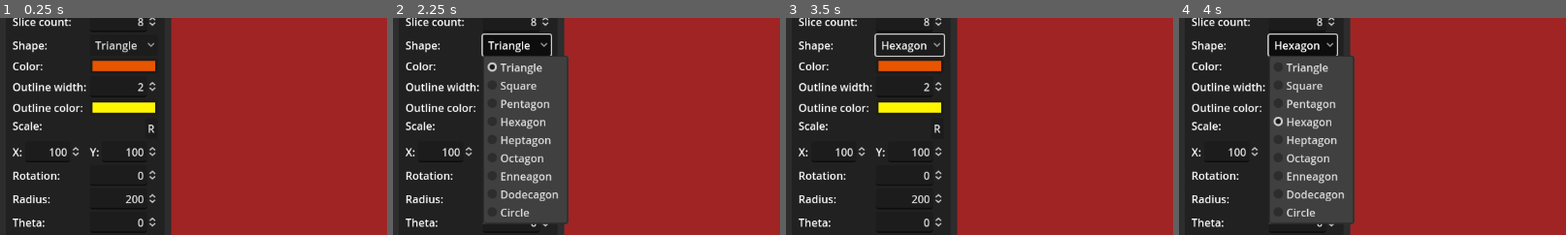
Above: before the commit, frames 1-4 (left to right).
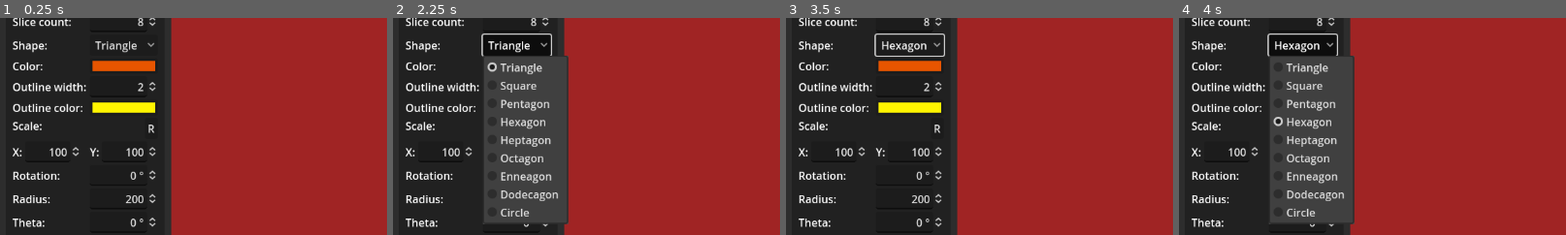
Above: after the commit, the same moments.

Repository: zoeesilcock/symmetar
Game: Godot game, scene res://Main.tscn
Same seed, same stepped clock (60 frames per second), same inputs: the game is played once before the commit and once after it.
Inputs:
- Up to frame 1 (0.25 s): no input
- Up to frame 2 (2.25 s): click "R" at 0.5 s; click "R" at 1.25 s; click "Triangle" at 2 s
- Up to frame 3 (3.5 s): click "R" at 2.75 s
- Up to frame 4 (4 s): click "Hexagon" at 3.5 s
The pictures show only the part of the screen within x 0-50%, y 39-89%; the shares and areas given below are measured in that part.

The runs differ from the first frame. In frame 1, 0.2% of the frame differs, in the area x 33-38%, y 70-97%; in frame 2, less than 0.1%; in frame 3, 0.2%; in frame 4, less than 0.1%.

Commit message:
Allow entering fractions of degrees for rotation and theta

Diff:
--- a/UI/UI.tscn
+++ b/UI/UI.tscn
@@ -294,8 +294,11 @@
 layout_mode = 2
 focus_mode = 2
 max_value = 360.0
-alignment = 2
-update_on_text_changed = true
+step = 0.1
+alignment = 2
+update_on_text_changed = true
+suffix = "°"
+custom_arrow_step = 1.0
 select_all_on_focus = true
 
 [node name="RadiusLabel" type="Label" parent="SideBar/MarginContainer/VBoxContainer/EditItemContainer/MarginContainer/GridContainer"]
@@ -322,8 +325,11 @@
 layout_mode = 2
 focus_mode = 2
 max_value = 360.0
-alignment = 2
-update_on_text_changed = true
+step = 0.1
+alignment = 2
+update_on_text_changed = true
+suffix = "°"
+custom_arrow_step = 1.0
 select_all_on_focus = true
 
 [node name="FileDialog" type="FileDialog" parent="."]
